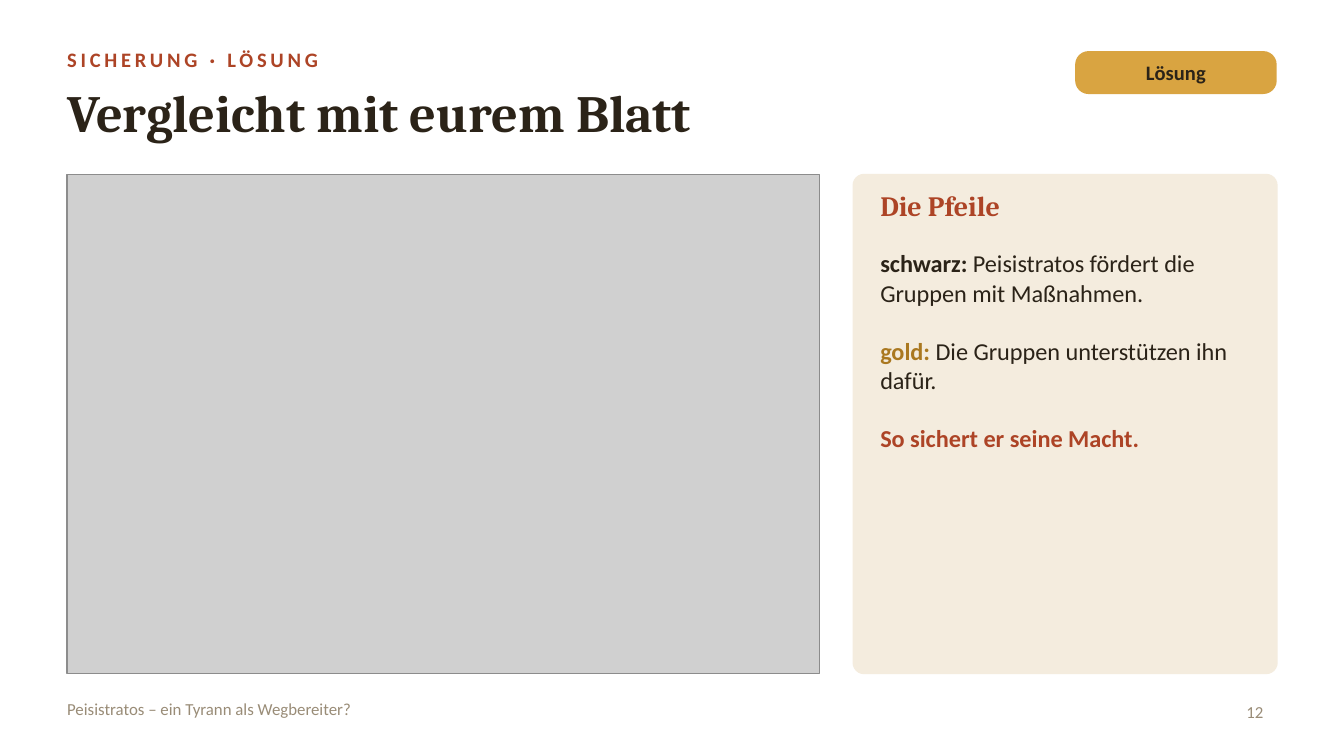
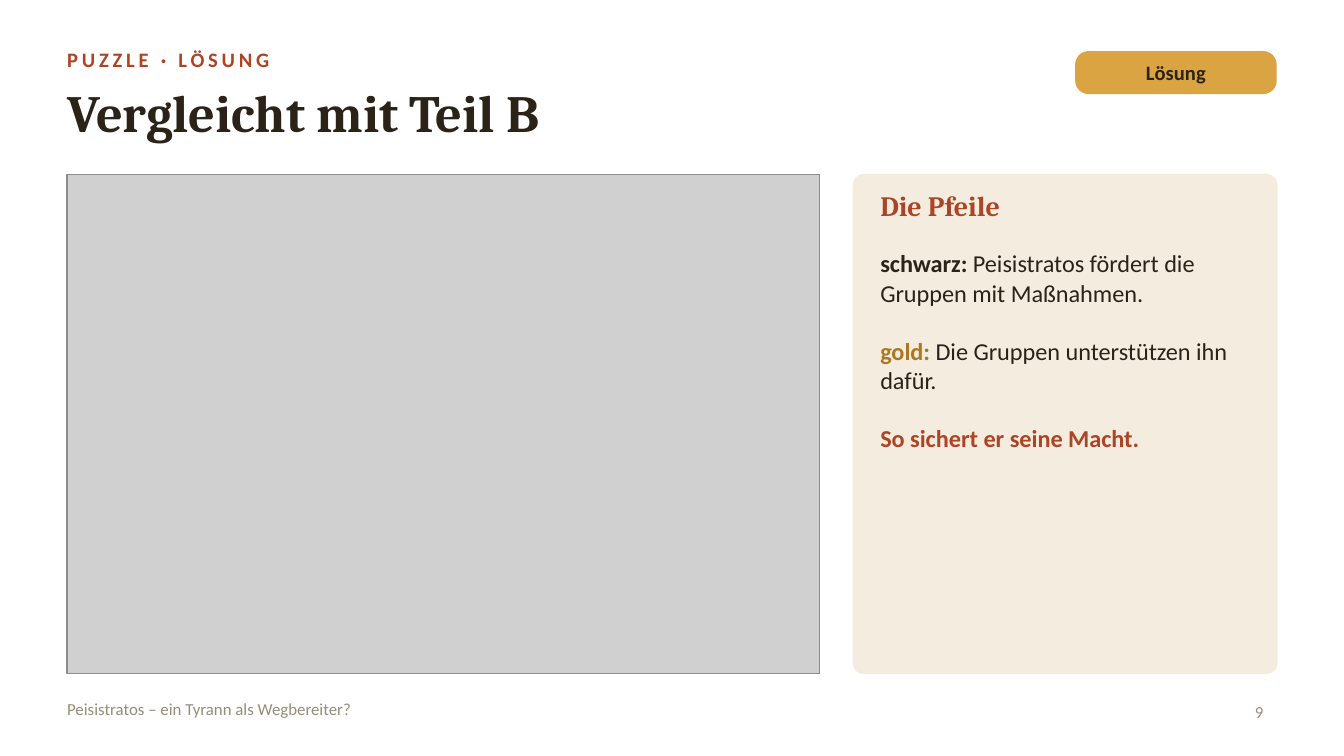
Before and after one commit to golzkonstantin-gif/Schule, a slide deck: slide 9 of Geschichte_11/Stunde_Peisistratos/Folien_Peisistratos.pptx (slide 12 before the commit). Drawn at 1344x756 pixels with LibreOffice and Linux fonts; fonts in the diff are those of the drawing; grey boxes stand for pictures. Boxes give left, top, right and bottom in pixels: in the first picture for what was removed or moved away, otherwise in the second. Text is boxed around its words. In the diff, an @@ line names an element or a change of style, - is before the commit and + after.

```diff
--- a/Geschichte_11/Stunde_Peisistratos/Folien_Peisistratos.pptx
+++ b/Geschichte_11/Stunde_Peisistratos/Folien_Peisistratos.pptx
@@ text at [67, 50, 269, 67]: text changed @@
-SICHERUNG · LÖSUNG
+PUZZLE · LÖSUNG
@@ text at [67, 95, 540, 144]: text changed @@
-Vergleicht mit eurem Blatt
+Vergleicht mit Teil B
@@ page number at [1255, 707, 1264, 718]: text changed @@
-12
+9
```
Also in this commit, not shown: 1 other slide changed, 2 slides removed, 6 other files.
